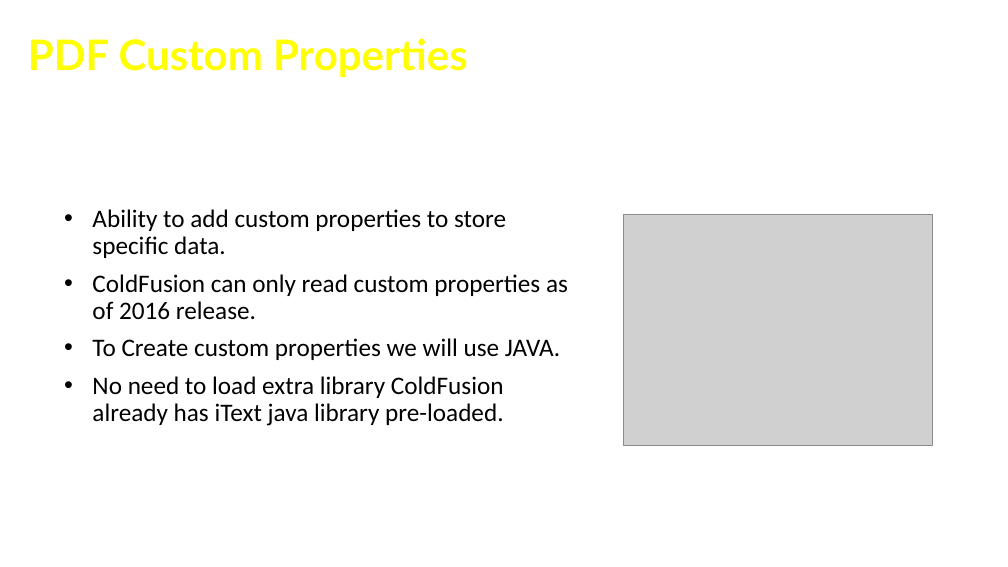
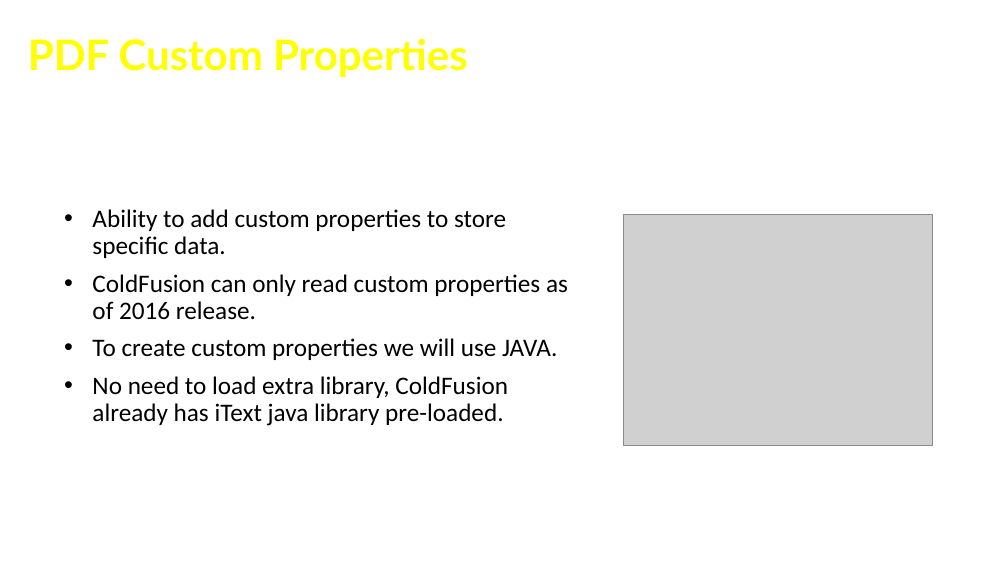
Before and after one commit to cfclick/CFSummit2016, a slide deck: slide 8 of powerpoint/SmartPDF/Don't Just PDF.pptx. Drawn at 1008x567 pixels with LibreOffice and Linux fonts; fonts in the diff are those of the drawing; grey boxes stand for pictures; background and template pictures are left out. Boxes give left, top, right and bottom in pixels: in the first picture for what was removed or moved away, otherwise in the second. Text is boxed around its words. In the diff, an @@ line names an element or a change of style, - is before the commit and + after.

```diff
--- a/powerpoint/SmartPDF/Don't Just PDF.pptx
+++ b/powerpoint/SmartPDF/Don't Just PDF.pptx
@@ text at <box>92,338,557,426</box>: text changed @@
-• To Create custom properties we will use JAVA.
-• No need to load extra library ColdFusion already has iText java library pre-loaded.
+• To create custom properties we will use JAVA.
+• No need to load extra library, ColdFusion already has iText java library pre-loaded.
```
Also in this commit, not shown: 7 other slides changed, 1 other file.
